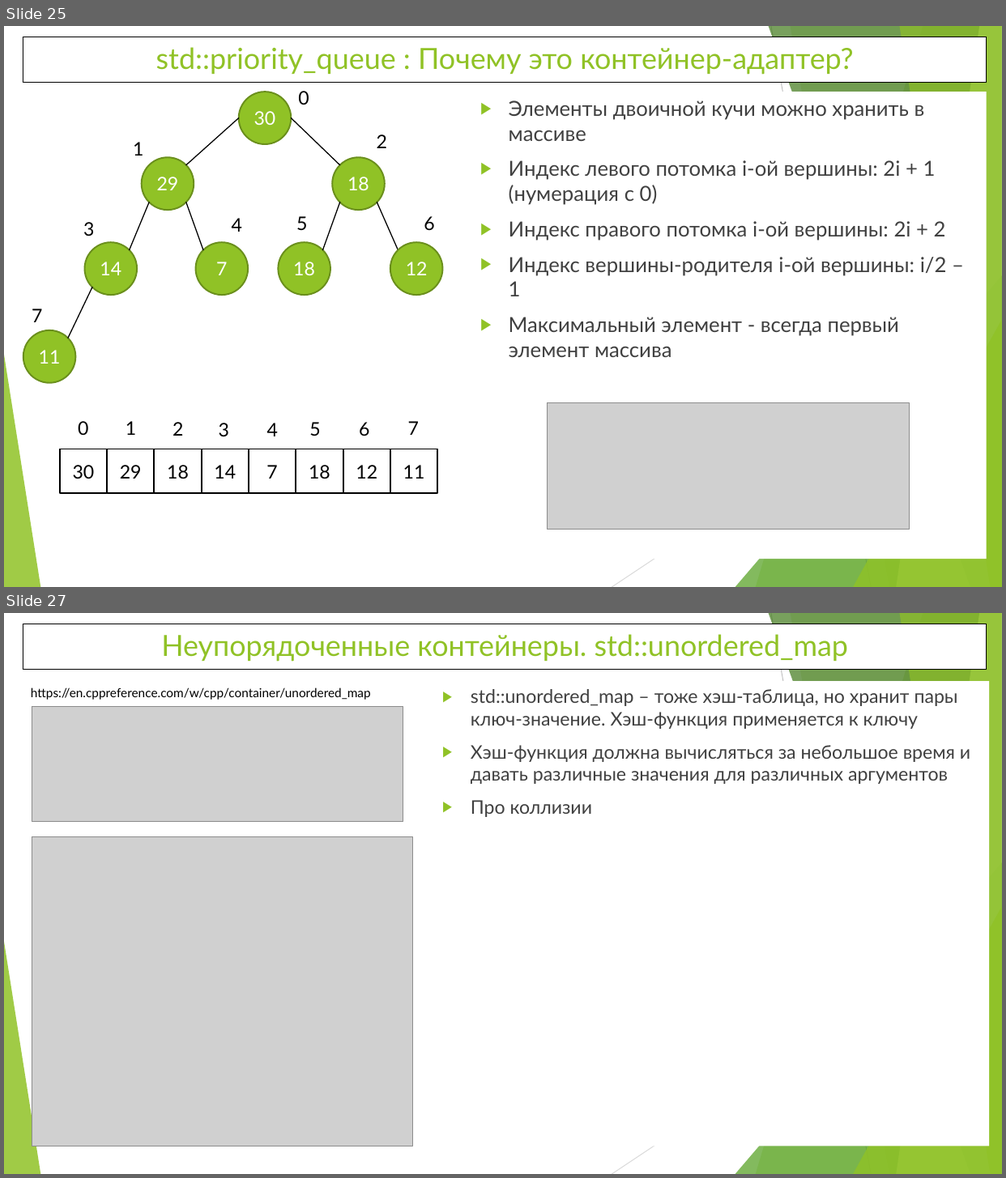
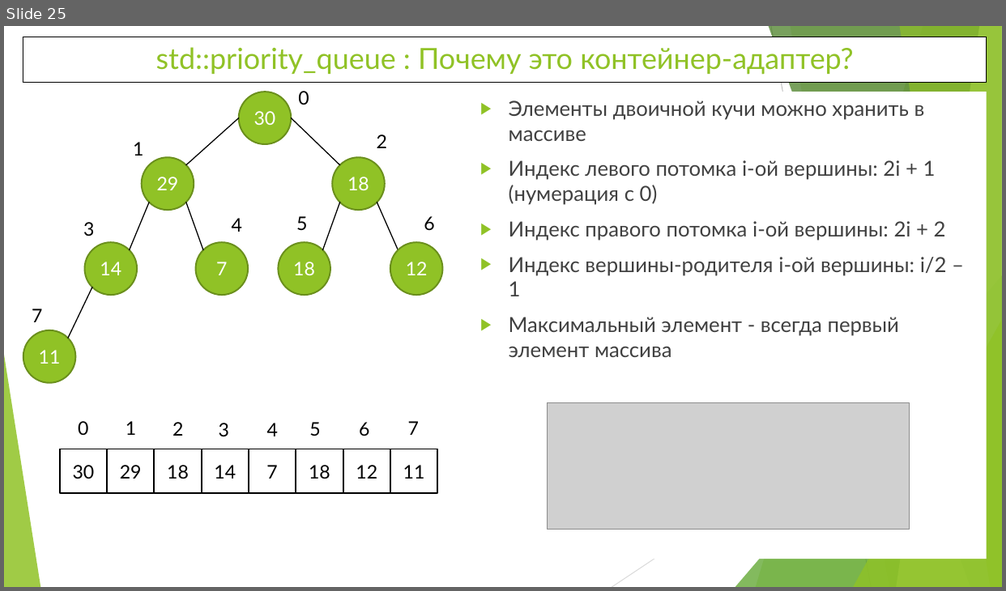
Before and after one commit to WhiteCatStudies/lectures, a slide deck: lecture1/lecture1.pptx. Shown one above the other, each under a label of ours: slides 25 and 27 before the commit, slide 25 after it; the slides between them are not shown. The pictures are 1006x1178 and 1006x591 pixels, drawn with LibreOffice and Linux fonts; fonts in the diff are those of the drawing; grey boxes stand for pictures. Boxes give left, top, right and bottom in pixels: in the first picture for what was removed or moved away, otherwise in the second. Text is boxed around its words. In the diff, an @@ line names an element or a change of style, - is before the commit and + after.

```diff
--- a/lecture1/lecture1.pptx
+++ b/lecture1/lecture1.pptx
@@ slide 27 removed at [4,613,1002,1174], background #FFFFFF; not listed: 10 template elements that a slide beside it also shows @@
@@ rectangle removed at [23,624,987,669] @@
-Неупорядоченные контейнеры. std::unordered_map
@@ text removed at [435,681,989,1147] @@
-▶ std::unordered_map – тоже хэш-таблица, но хранит пары ключ-значение. Хэш-функция применяется к ключу
-▶ Хэш-функция должна вычисляться за небольшое время и давать различные значения для различных аргументов
-▶ Про коллизии
@@ text removed at [31,688,371,700] @@
-https://en.cppreference.com/w/cpp/container/unordered_map
@@ picture removed at [32,707,404,822] @@
@@ picture removed at [32,837,413,1146] @@
```
Also in this commit, not shown: 4 slides added, 1 other slide removed, 2 other files.
